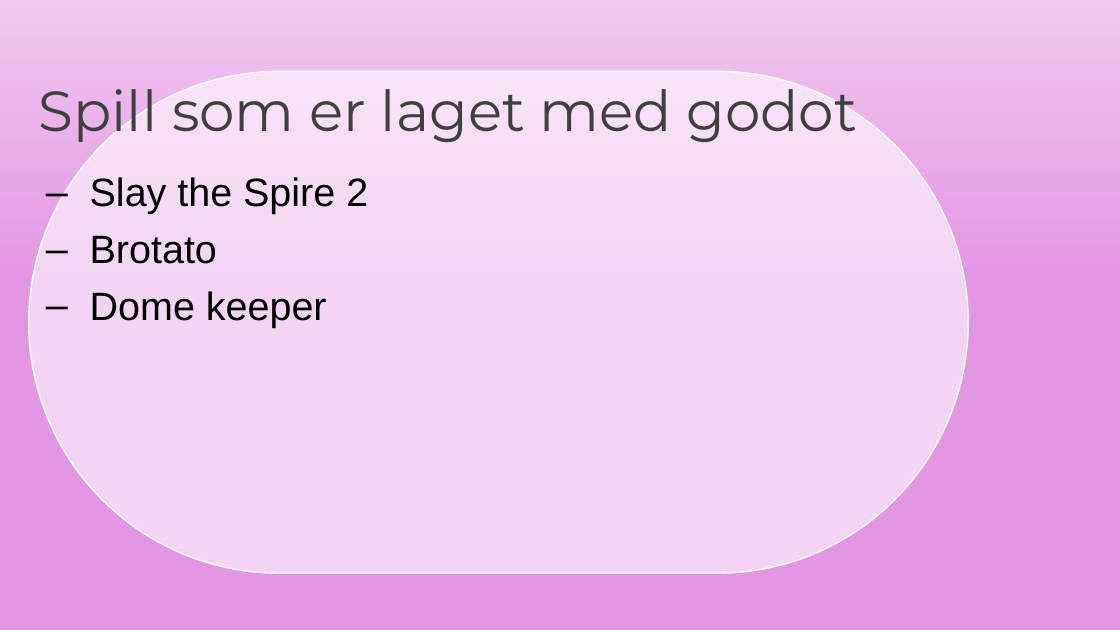
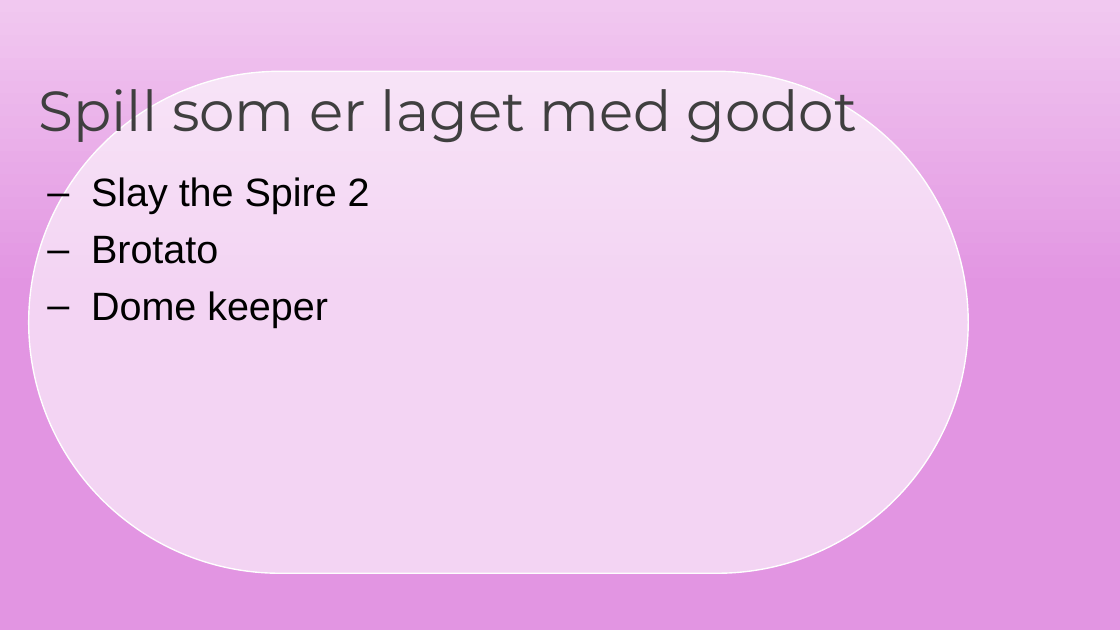
Before and after one commit to nuclearmayhem1/PapirStridsvogner, a slide deck: slide 2 of GodotIntroKurs.odp. Drawn at 1120x630 pixels with LibreOffice and Linux fonts; fonts in the diff are those of the drawing; background and template pictures are left out. Boxes give left, top, right and bottom in pixels: in the first picture for what was removed or moved away, otherwise in the second. Text is boxed around its words. In the diff, an @@ line names an element or a change of style, - is before the commit and + after.

```diff
--- a/GodotIntroKurs.odp
+++ b/GodotIntroKurs.odp
@@ title "Slay the Spire 2" at (x1=91, y1=177, x2=370, y2=328): indent changed @@
```
Also in this commit, not shown: 1 other slide changed.
